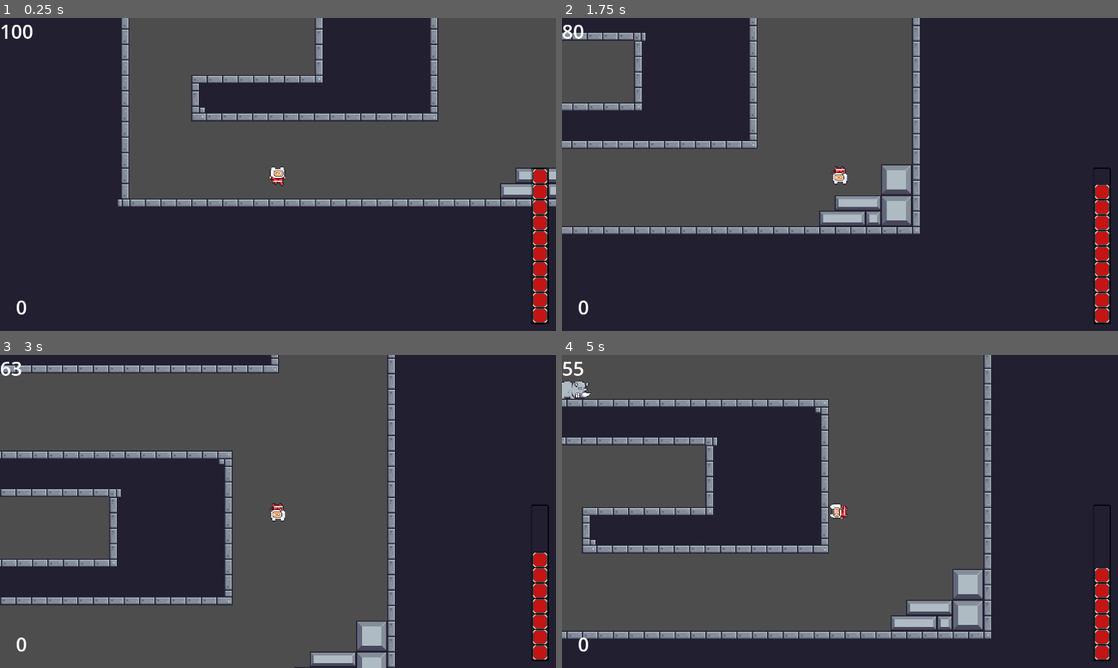
Above: before the commit, frames 1-4 (two rows, left to right).
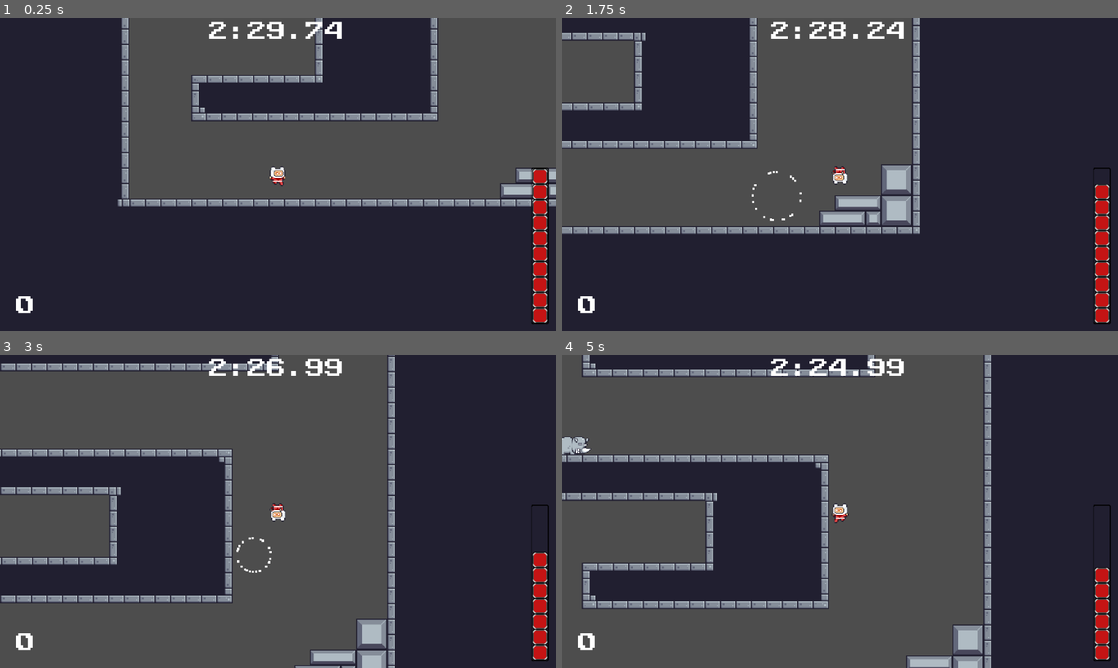
Above: after the commit, the same moments.

Repository: Kirb54/gwj-73
Game: Godot game, scene res://lvl_1.tscn
Two runs of this game, one before a commit and one after it. Both use one fixed random seed, a clock stepped at 60 frames per second and the inputs below. The project has no main scene, so this scene is started directly.
Inputs (mouse positions are in pixels of both pictures, inside the frame that each line leads up to):
- Up to frame 1 (0.25 s): no input
- Up to frame 2 (1.75 s): tap Enter (ui_accept) at 0.5, 1.35, 1.52 s; move the mouse to (962, 158) at 0.52 s; hold Enter (ui_accept) 0.53-1.28 s; hold Right (ui_right) from 0.53 s (still down); click (962, 158) at 0.6 s; move the mouse to (728, 190) at 1.27 s; click (728, 190) at 1.55 s
- Up to frame 3 (3 s): tap Enter (ui_accept) at 1.82 s; move the mouse to (333, 442) at 2.02 s; release Right (ui_right) at 2.03 s; hold Left (ui_left) 2.03-2.78 s; hold Enter (ui_accept) 2.03-2.78 s; click (333, 442) at 2.1 s; move the mouse to (250, 574) at 2.77 s; hold Right (ui_right) from 2.78 s (still down); click (250, 574) at 2.85 s
- Up to frame 4 (5 s): tap Enter (ui_accept) at 3.02, 3.32, 4.52, 4.82 s; move the mouse to (1006, 558) at 3.52 s; hold Enter (ui_accept) 3.53-4.28 s; move the mouse to (673, 464) at 4.27 s; release Right (ui_right) at 4.28 s; hold Left (ui_left) from 4.28 s (still down); click (673, 464) at 4.35 s

The runs differ from the first frame. In frame 1, 0.8% of the frame differs, in the area x 0-62%, y 1-95%; in frame 2, 0.9%; in frame 3, 5.6%; in frame 4, 39%, in the area x 0-78%, y 0-100%.

Commit message:
RAHHHHH (added shop item pics and door i think thats it idk)

Diff:
--- /dev/null
+++ b/assets/delaulttheme.tres
@@ -0,0 +1,57 @@
+[gd_resource type="Theme" load_steps=8 format=3 uid="uid://g4ngimo1kysp"]
+
+[ext_resource type="Texture2D" uid="uid://cyl2y1sk46g3" path="res://assets/Spritesheet_UI_Flat_Button_02.png" id="1_u5dim"]
+[ext_resource type="FontFile" uid="uid://dc0lwjkpcemou" path="res://assets/PublicPixel.ttf" id="2_1pkt2"]
+
+[sub_resource type="StyleBoxFlat" id="StyleBoxFlat_dhqqg"]
+content_margin_left = 4.0
+content_margin_top = 4.0
+content_margin_right = 4.0
+content_margin_bottom = 4.0
+bg_color = Color(0.1, 0.1, 0.1, 0.3)
+corner_radius_top_left = 3
+corner_radius_top_right = 3
+corner_radius_bottom_right = 3
+corner_radius_bottom_left = 3
+corner_detail = 5
+
+[sub_resource type="StyleBoxTexture" id="StyleBoxTexture_oj5a2"]
+texture = ExtResource("1_u5dim")
+region_rect = Rect2(96.0953, 191.388, 95.8612, 32.8268)
+
+[sub_resource type="StyleBoxTexture" id="StyleBoxTexture_ffxsb"]
+texture = ExtResource("1_u5dim")
+region_rect = Rect2(192.012, 193.392, 96.0238, 30.9179)
+
+[sub_resource type="StyleBoxTexture" id="StyleBoxTexture_40s1n"]
+texture = ExtResource("1_u5dim")
+region_rect = Rect2(-0.179485, 191.281, 96.4043, 33.094)
+
+[sub_resource type="StyleBoxTexture" id="StyleBoxTexture_d40wq"]
+texture = ExtResource("1_u5dim")
+region_rect = Rect2(191.648, 226.973, 96.4833, 29.4585)
+
+[resource]
+default_font = ExtResource("2_1pkt2")
+Button/colors/font_color = Color(0, 0, 0, 1)
+Button/colors/font_disabled_color = Color(0.875, 0.875, 0.875, 0.5)
+Button/colors/font_focus_color = Color(0, 0, 0, 1)
+Button/colors/font_hover_color = Color(0, 0, 0, 1)
+Button/colors/font_hover_pressed_color = Color(0, 0, 0, 1)
+Button/colors/font_outline_color = Color(0, 0, 0, 1)
+Button/colors/font_pressed_color = Color(0, 0, 0, 1)
+Button/colors/icon_disabled_color = Color(1, 1, 1, 0.4)
+Button/colors/icon_focus_color = Color(1, 1, 1, 1)
+Button/colors/icon_hover_color = Color(1, 1, 1, 1)
+Button/colors/icon_hover_pressed_color = Color(1, 1, 1, 1)
+Button/colors/icon_normal_color = Color(1, 1, 1, 1)
+Button/colors/icon_pressed_color = Color(1, 1, 1, 1)
+Button/constants/h_separation = 4
+Button/constants/icon_max_width = 0
+Button/constants/outline_size = 0
+Button/font_sizes/font_size = 16
+Button/styles/disabled = SubResource("StyleBoxFlat_dhqqg")
+Button/styles/focus = SubResource("StyleBoxTexture_oj5a2")
+Button/styles/hover = SubResource("StyleBoxTexture_ffxsb")
+Button/styles/normal = SubResource("StyleBoxTexture_40s1n")
+Button/styles/pressed = SubResource("StyleBoxTexture_d40wq")
--- a/bullet.gd
+++ b/bullet.gd
@@ -1,6 +1,7 @@
 extends CharacterBody2D
 
 var speed = 500
+var parried = false
 # Called when the node enters the scene tree for the first time.
 func _ready():
 	pass # Replace with function body.
@@ -21,11 +22,24 @@
 
 
 func _on_area_2d_body_entered(body):
-	if body.is_in_group('player'):
-		body.hit(speed)
-		self.queue_free()
+	if not parried:
+		if body.is_in_group('player'):
+			body.hit(speed)
+			self.queue_free()
+		else:
+			self.queue_free()
 	else:
-		self.queue_free()
+		if body.is_in_group('enemy'):
+			body.hit()
+			self.queue_free()
+		else:
+			self.queue_free()
 
 func hit():
 	self.queue_free()
+
+
+func _on_area_2d_area_shape_entered(area_rid, area, area_shape_index, local_shape_index):
+	if area.is_in_group('explosion'):
+		speed *= -1
+		parried = true
--- a/bullet.tscn
+++ b/bullet.tscn
@@ -17,9 +17,11 @@
 [sub_resource type="CircleShape2D" id="CircleShape2D_hnxby"]
 radius = 4.0
 
-[node name="bullet" type="CharacterBody2D" groups=["enemy"]]
+[node name="bullet" type="CharacterBody2D"]
 texture_filter = 1
 scale = Vector2(1.5, 1.5)
+collision_layer = 3
+collision_mask = 3
 script = ExtResource("1_1dcdn")
 
 [node name="AnimatedSprite2D" type="AnimatedSprite2D" parent="."]
@@ -27,8 +29,11 @@
 animation = &"shot"
 
 [node name="Area2D" type="Area2D" parent="."]
+collision_layer = 3
+collision_mask = 3
 
 [node name="CollisionShape2D" type="CollisionShape2D" parent="Area2D"]
 shape = SubResource("CircleShape2D_hnxby")
 
+[connection signal="area_shape_entered" from="Area2D" to="." method="_on_area_2d_area_shape_entered"]
 [connection signal="body_entered" from="Area2D" to="." method="_on_area_2d_body_entered"]
--- /dev/null
+++ b/door.gd
@@ -0,0 +1,16 @@
+extends Area2D
+signal cleared
+
+# Called when the node enters the scene tree for the first time.
+func _ready():
+	pass # Replace with function body.
+
+
+# Called every frame. 'delta' is the elapsed time since the previous frame.
+func _process(delta):
+	pass
+
+
+func _on_body_entered(body):
+	if body.is_in_group('player'):
+		cleared.emit()
--- /dev/null
+++ b/door.tscn
@@ -0,0 +1,21 @@
+[gd_scene load_steps=4 format=3 uid="uid://byvtdaysmmcti"]
+
+[ext_resource type="Script" path="res://door.gd" id="1_1m1ot"]
+[ext_resource type="Texture2D" uid="uid://dffbkrqsgavs4" path="res://assets/door.png" id="2_7mumq"]
+
+[sub_resource type="RectangleShape2D" id="RectangleShape2D_ase00"]
+size = Vector2(19, 30)
+
+[node name="door" type="Area2D"]
+texture_filter = 1
+scale = Vector2(3, 3)
+script = ExtResource("1_1m1ot")
+
+[node name="Sprite2D" type="Sprite2D" parent="."]
+texture = ExtResource("2_7mumq")
+
+[node name="CollisionShape2D" type="CollisionShape2D" parent="."]
+position = Vector2(-2.5, 1)
+shape = SubResource("RectangleShape2D_ase00")
+
+[connection signal="body_entered" from="." to="." method="_on_body_entered"]
--- a/global.gd
+++ b/global.gd
@@ -9,7 +9,7 @@
 var regentime = 1
 var health = 3
 var coins = 0
-
+var level = 1
 func reset():
 	boosts = 1
 	explostr = 300
@@ -19,3 +19,4 @@
 	regenrate = .3
 	health = 3
 	coins = 0
+	level = 1
--- /dev/null
+++ b/globaltimer.gd
@@ -0,0 +1,18 @@
+extends Node
+
+var time: float = 150
+var minutes: int = 0
+var seconds: int = 0
+var msec: int = 0
+var tracking = false
+func _ready():
+	pass # Replace with function body.
+
+
+# Called every frame. 'delta' is the elapsed time since the previous frame.
+func _physics_process(delta):
+	if tracking:
+		time -= delta
+		msec = fmod(time, 1) * 100
+		seconds = fmod(time, 60)
+		minutes = fmod(time, 3600) / 60
--- a/hud.gd
+++ b/hud.gd
@@ -13,7 +13,7 @@
 @onready var fusetick9 = $FuseTick9
 @onready var fusetick10 = $FuseTick10
 @onready var coinlabel = $coinlabel
-
+@onready var timelabel = $timelabel
 
 
 
@@ -37,6 +37,7 @@
 	gainfuse()
 	updatebar()
 	updatecoins()
+	updatetime()
 
 
 func _on_player_exploded():
@@ -114,3 +115,7 @@
 
 func updatecoins():
 	coinlabel.text = str(gb.coins)
+
+
+func updatetime():
+	timelabel.text = str(gt.minutes) + ':' + str(gt.seconds) + '.' + str(gt.msec)
--- a/hud.tscn
+++ b/hud.tscn
@@ -1,13 +1,15 @@
-[gd_scene load_steps=4 format=3 uid="uid://7e7cw06s1qkj"]
+[gd_scene load_steps=5 format=3 uid="uid://7e7cw06s1qkj"]
 
 [ext_resource type="Script" path="res://hud.gd" id="1_d3b6y"]
 [ext_resource type="Texture2D" uid="uid://bw0bmyx52rj5q" path="res://assets/fuse bar.png" id="2_fekw2"]
 [ext_resource type="Texture2D" uid="uid://3gbymy26v0vy" path="res://assets/fuse tick.png" id="3_1o62a"]
+[ext_resource type="Theme" uid="uid://g4ngimo1kysp" path="res://assets/delaulttheme.tres" id="4_20xbe"]
 
 [node name="hud" type="CanvasLayer"]
 script = ExtResource("1_d3b6y")
 
 [node name="Label" type="Label" parent="."]
+visible = false
 offset_right = 133.0
 offset_bottom = 76.0
 theme_override_font_sizes/font_size = 40
@@ -77,7 +79,18 @@
 offset_top = 571.0
 offset_right = 73.0
 offset_bottom = 626.0
+theme = ExtResource("4_20xbe")
 theme_override_font_sizes/font_size = 40
 text = "0"
 
+[node name="timelabel" type="Label" parent="."]
+offset_left = 249.0
+offset_top = 3.0
+offset_right = 897.0
+offset_bottom = 64.0
+theme = ExtResource("4_20xbe")
+theme_override_font_sizes/font_size = 40
+text = "0:0.0"
+horizontal_alignment = 1
+
 [connection signal="timeout" from="regenwait" to="." method="_on_regenwait_timeout"]
--- /dev/null
+++ b/lvl_1.gd
@@ -0,0 +1,16 @@
+extends Node2D
+
+
+# Called when the node enters the scene tree for the first time.
+func _ready():
+	gt.tracking = true
+
+
+# Called every frame. 'delta' is the elapsed time since the previous frame.
+func _process(delta):
+	pass
+
+
+func _on_door_cleared():
+	gt.tracking = false
+	print('cleared')
--- a/lvl_1.tscn
+++ b/lvl_1.tscn
@@ -1,12 +1,18 @@
-[gd_scene load_steps=5 format=3 uid="uid://da610bwp5x1n2"]
+[gd_scene load_steps=7 format=3 uid="uid://da610bwp5x1n2"]
 
+[ext_resource type="Script" path="res://lvl_1.gd" id="1_l1hea"]
 [ext_resource type="PackedScene" uid="uid://dnfo5v0wojof7" path="res://tiles.tscn" id="1_nm8mx"]
 [ext_resource type="PackedScene" uid="uid://dvjesdns8jrc6" path="res://player.tscn" id="2_o82ki"]
 [ext_resource type="PackedScene" uid="uid://x67jy40k6tko" path="res://shootingenemy.tscn" id="3_jq387"]
 [ext_resource type="PackedScene" uid="uid://bqvt2n17pbyko" path="res://chargingenemy.tscn" id="4_daq5w"]
+[ext_resource type="PackedScene" uid="uid://byvtdaysmmcti" path="res://door.tscn" id="5_otw6v"]
 
 [node name="lvl1" type="Node2D"]
 texture_filter = 1
+script = ExtResource("1_l1hea")
+
+[node name="door" parent="." instance=ExtResource("5_otw6v")]
+position = Vector2(793, -720)
 
 [node name="tiles" parent="." instance=ExtResource("1_nm8mx")]
 layer_0/tile_data = PackedInt32Array(2228230, 65536, 0, 2228231, 65536, 0, 2228232, 65536, 0, 2228233, 65536, 0, 222823 …(275294 unchanged characters)…
@@ -30,3 +36,5 @@
 position = Vector2(251, -416)
 flipped = true
 metadata/_edit_vertical_guides_ = [-15.0]
+
+[connection signal="cleared" from="door" to="." method="_on_door_cleared"]
--- a/player.gd
+++ b/player.gd
@@ -9,6 +9,9 @@
 @onready var hud = $hud
 @onready var smokeparticles = $smokeparticles
 @onready var stompbox = $stompbox/CollisionShape2D
+@onready var exploparticles = $exploparticles
+@onready var explodehbox = $explodebox/CollisionShape2D
+@onready var explodetimer = $explodeattacktimer
 
 const speed = 500
 const jumpv = -300
@@ -16,7 +19,8 @@
 const right = 1
 const grav = 1200
 const wsgrav = 300
-const wjkick = 500
+const wjkick = 600
+const wjhight = -500
 const hitstunv = 400
 const stompv = -300
 
@@ -35,6 +39,7 @@
 # Called when the node enters the scene tree for the first time.
 func _ready():
 	stompbox.disabled = true
+	explodehbox.disabled = true
 
 
 # Called every frame. 'delta' is the elapsed time since the previous frame.
@@ -105,7 +110,7 @@
 
 	if Input.is_action_pressed("ui_accept"):
 		if wallsliding:
-			velocity.y = jumpv
+			velocity.y = wjhight
 			velocity.x = wjkick * -lastdirection
 			cantws = true
 			wscooldown.start()
@@ -173,6 +178,8 @@
 		velocity.x = ratio * diffrence.x
 		velocity.y = ratio * diffrence.y
 		flying = true
+		exploparticles.emitting = true
+		explodeattack()
 		exploded.emit()
 
 
@@ -229,3 +236,16 @@
 	if body.is_in_group('enemy'):
 		velocity.y = stompv
 		body.hit()
+
+
+
+func explodeattack():
+	explodehbox.disabled = false
+	explodetimer.start()
+	await explodetimer.timeout
+	explodehbox.disabled = true
+
+
+func _on_explodebox_body_entered(body):
+	if body.is_in_group('enemy'):
+		body.hit()
--- a/player.tscn
+++ b/player.tscn
@@ -354,6 +354,13 @@
 
 [sub_resource type="RectangleShape2D" id="RectangleShape2D_0xvcu"]
 size = Vector2(17.3333, 7.33333)
+
+[sub_resource type="Curve" id="Curve_3i4bv"]
+_data = [Vector2(0, 1), 0.0, 0.0, 0, 0, Vector2(1, 0.252747), 0.0, 0.0, 0, 0]
+point_count = 2
+
+[sub_resource type="CircleShape2D" id="CircleShape2D_g5u1l"]
+radius = 34.0065
 
 [node name="player" type="CharacterBody2D" groups=["player"]]
 texture_filter = 1
@@ -387,7 +394,7 @@
 [node name="hud" parent="." instance=ExtResource("9_0ri76")]
 
 [node name="wscooldown" type="Timer" parent="."]
-wait_time = 0.5
+wait_time = 0.2
 one_shot = true
 
 [node name="cyote" type="Timer" parent="."]
@@ -401,6 +408,32 @@
 [node name="CollisionShape2D" type="CollisionShape2D" parent="stompbox"]
 position = Vector2(1.78814e-07, 15)
 shape = SubResource("RectangleShape2D_0xvcu")
+
+[node name="exploparticles" type="CPUParticles2D" parent="."]
+position = Vector2(0, 12)
+emitting = false
+amount = 24
+lifetime = 0.5
+one_shot = true
+explosiveness = 1.0
+spread = 180.0
+gravity = Vector2(0, 0)
+initial_velocity_min = 200.0
+initial_velocity_max = 200.0
+scale_amount_min = 5.0
+scale_amount_max = 5.0
+scale_amount_curve = SubResource("Curve_3i4bv")
+
+[node name="explodebox" type="Area2D" parent="." groups=["explosion"]]
+collision_layer = 3
+collision_mask = 3
+
+[node name="CollisionShape2D" type="CollisionShape2D" parent="explodebox"]
+shape = SubResource("CircleShape2D_g5u1l")
+
+[node name="explodeattacktimer" type="Timer" parent="."]
+wait_time = 0.1
+one_shot = true
 
 [connection signal="exploded" from="." to="hud" method="_on_player_exploded"]
 [connection signal="hurt" from="." to="hud" method="_on_player_hurt"]
@@ -408,3 +441,4 @@
 [connection signal="timeout" from="cyote" to="." method="_on_cyote_timeout"]
 [connection signal="area_shape_entered" from="stompbox" to="." method="_on_stompbox_area_shape_entered"]
 [connection signal="body_entered" from="stompbox" to="." method="_on_stompbox_body_entered"]
+[connection signal="body_entered" from="explodebox" to="." method="_on_explodebox_body_entered"]
--- a/project.godot
+++ b/project.godot
@@ -13,10 +13,16 @@
 config/name="gwj 73"
 config/features=PackedStringArray("4.2", "GL Compatibility")
 config/icon="res://icon.svg"
+run/stdout/print_fps=false
 
 [autoload]
 
 gb="*res://global.gd"
+gt="*res://globaltimer.gd"
+
+[debug]
+
+settings/stdout/print_fps=true
 
 [display]
 
--- a/shop.tscn
+++ b/shop.tscn
@@ -1,3 +1,28 @@
-[gd_scene format=3 uid="uid://ctnu5l51vu38c"]
+[gd_scene load_steps=3 format=3 uid="uid://ctnu5l51vu38c"]
+
+[ext_resource type="Texture2D" uid="uid://sfs6rm76gf3w" path="res://assets/Blue.png" id="1_6xkfc"]
+[ext_resource type="Theme" uid="uid://g4ngimo1kysp" path="res://assets/delaulttheme.tres" id="2_iqq8w"]
 
 [node name="shop" type="Node2D"]
+texture_filter = 1
+
+[node name="Blue" type="Sprite2D" parent="."]
+position = Vector2(561.5, 343.5)
+scale = Vector2(23.7031, 14.0156)
+texture = ExtResource("1_6xkfc")
+
+[node name="title" type="Label" parent="."]
+offset_left = 452.0
+offset_top = 40.0
+offset_right = 660.0
+offset_bottom = 63.0
+theme = ExtResource("2_iqq8w")
+theme_override_colors/font_color = Color(0, 0, 0, 1)
+text = "BUY SOMETHING"
+
+[node name="Button" type="Button" parent="."]
+offset_left = 156.0
+offset_top = 204.0
+offset_right = 404.0
+offset_bottom = 473.0
+theme = ExtResource("2_iqq8w")
--- a/test_level.tscn
+++ b/test_level.tscn
@@ -2,7 +2,7 @@
 
 [ext_resource type="Texture2D" uid="uid://b1fkstfiqxxrb" path="res://assets/testtiles.png" id="1_wxeg6"]
 [ext_resource type="PackedScene" uid="uid://dvjesdns8jrc6" path="res://player.tscn" id="2_mmiqd"]
-[ext_resource type="PackedScene" uid="uid://bqvt2n17pbyko" path="res://chargingenemy.tscn" id="3_2yce1"]
+[ext_resource type="PackedScene" uid="uid://x67jy40k6tko" path="res://shootingenemy.tscn" id="3_035j6"]
 
 [sub_resource type="TileSetAtlasSource" id="TileSetAtlasSource_ehhg1"]
 texture = ExtResource("1_wxeg6")
@@ -1402,5 +1402,5 @@
 [node name="player" parent="." instance=ExtResource("2_mmiqd")]
 position = Vector2(404, 408)
 
-[node name="chargingenemy" parent="." instance=ExtResource("3_2yce1")]
-position = Vector2(609, 481)
+[node name="shootingenemy" parent="." instance=ExtResource("3_035j6")]
+position = Vector2(612, 478)
Binary file added: assets/Blue.png
Not shown, added: assets/Blue.png.import
Binary file added: assets/PublicPixel.ttf
Not shown, added: assets/PublicPixel.ttf.import
Binary file added: assets/Spritesheet_UI_Flat_Button_02.png
Not shown, added: assets/Spritesheet_UI_Flat_Button_02.png.import
Binary file added: assets/door.png
Not shown, added: assets/door.png.import
Binary file added: assets/upgrades/bomb.png
Not shown, added: assets/upgrades/bomb.png.import
Binary file added: assets/upgrades/clock.png
Not shown, added: assets/upgrades/clock.png.import
(and 7 more such lines)
